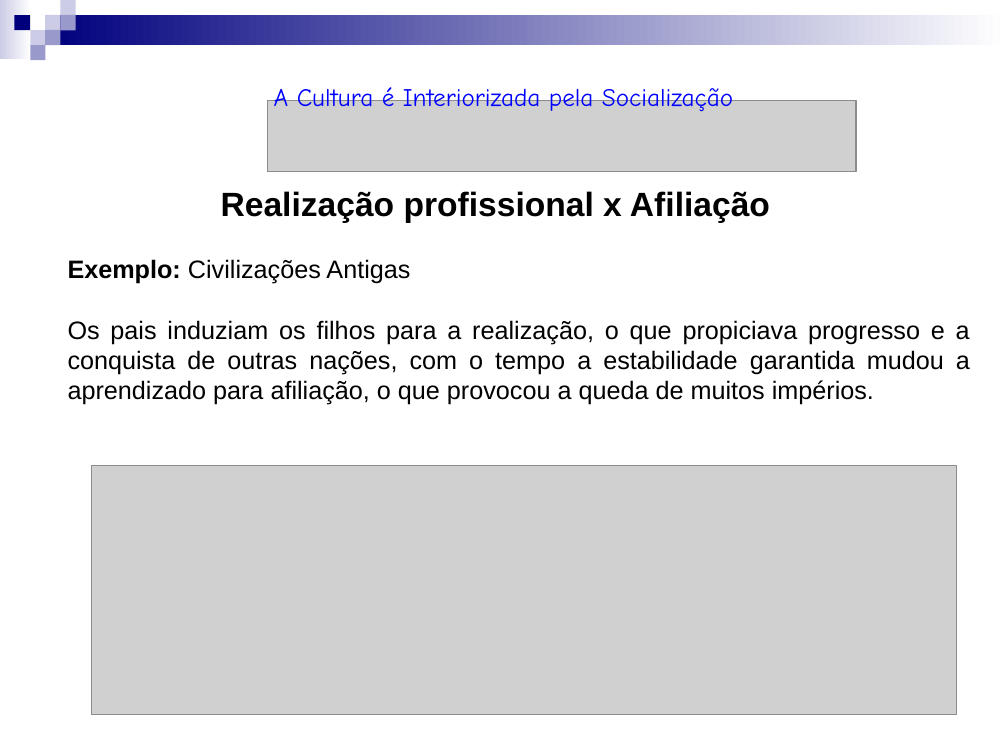
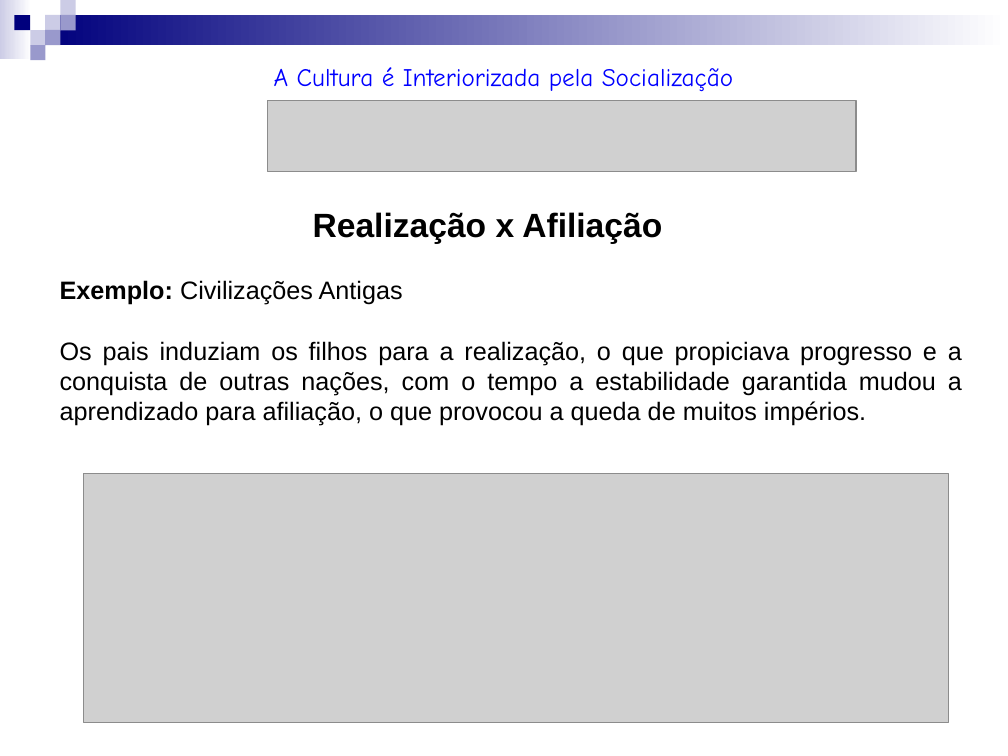
Before and after one commit to jharbes/SOCIOLOGIA-APLICADA, a slide deck: slide 4 of Aula 3.ppt (slide 3 before the commit). Drawn at 1008x756 pixels with LibreOffice and Linux fonts; fonts in the diff are those of the drawing; grey boxes stand for pictures. Boxes give left, top, right and bottom in pixels: in the first picture for what was removed or moved away, otherwise in the second. Text is boxed around its words. In the diff, an @@ line names an element or a change of style, - is before the commit and + after.

```diff
--- a/Aula 3.ppt
+++ b/Aula 3.ppt
@@ text "A Cultura é Interiorizada pela ...": place and size @@
-text "A Cultura é Interiorizada pela ..." at bbox=[274, 84, 733, 114]
+text "A Cultura é Interiorizada pela ..." at bbox=[274, 67, 733, 92]
@@ text "A Cultura é Interiorizada pela ..." at bbox=[274, 67, 733, 92]: alignment right to left @@
@@ text "Realização x Afiliação": place and size @@
-text "Realização x Afiliação" at bbox=[68, 191, 970, 405]
+text "Realização x Afiliação" at bbox=[60, 212, 962, 426]
@@ text at bbox=[313, 212, 662, 244]: text changed @@
-Realização profissional x Afiliação
+Realização x Afiliação
@@ picture: place and size @@
-picture at bbox=[91, 466, 956, 715]
+picture at bbox=[84, 473, 949, 722]
```
Also in this commit, not shown: 15 other slides changed.
